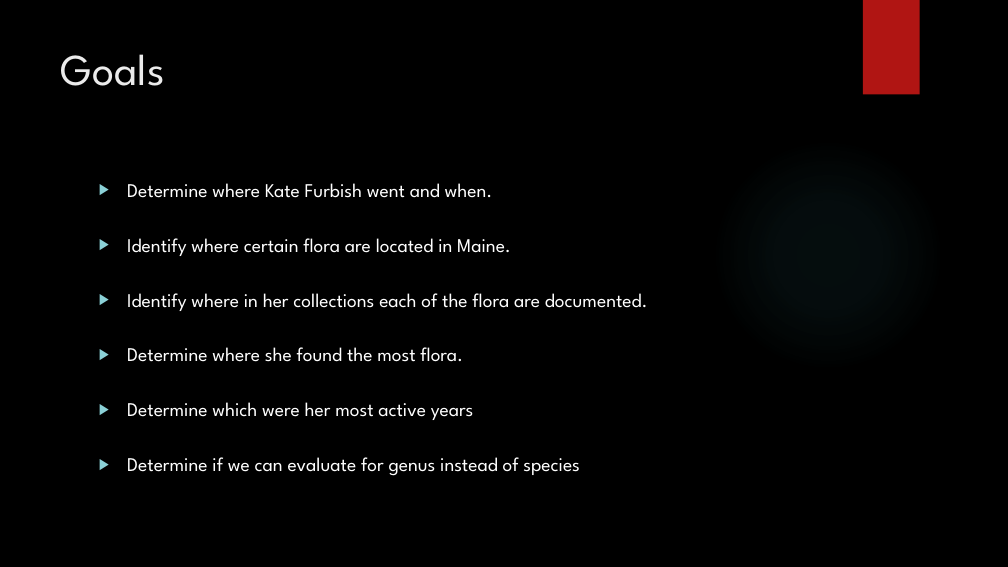
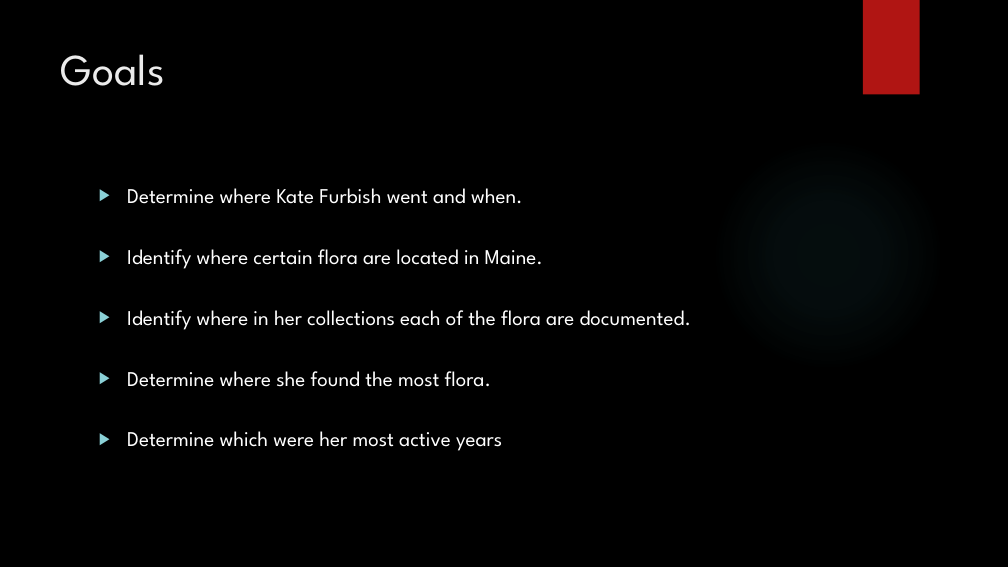
Before and after one commit to tuckergordon/furbish_project, a slide deck: slide 4 of FinalProjectPresentation.pptx. Drawn at 1008x567 pixels with LibreOffice and Linux fonts; fonts in the diff are those of the drawing; background and template pictures are left out. Boxes give left, top, right and bottom in pixels: in the first picture for what was removed or moved away, otherwise in the second. Text is boxed around its words. In the diff, an @@ line names an element or a change of style, - is before the commit and + after.

```diff
--- a/FinalProjectPresentation.pptx
+++ b/FinalProjectPresentation.pptx
@@ text "Determine where Kate Furbish went ..." at [127, 188, 691, 451]: size 18.5 to 20 pt; line spacing 1.9 to 2 @@
@@ text at [127, 457, 580, 476]: paragraph removed @@
-▶ Determine if we can evaluate for genus instead of species
```
Also in this commit, not shown: 3 other slides changed, 1 slide added.
